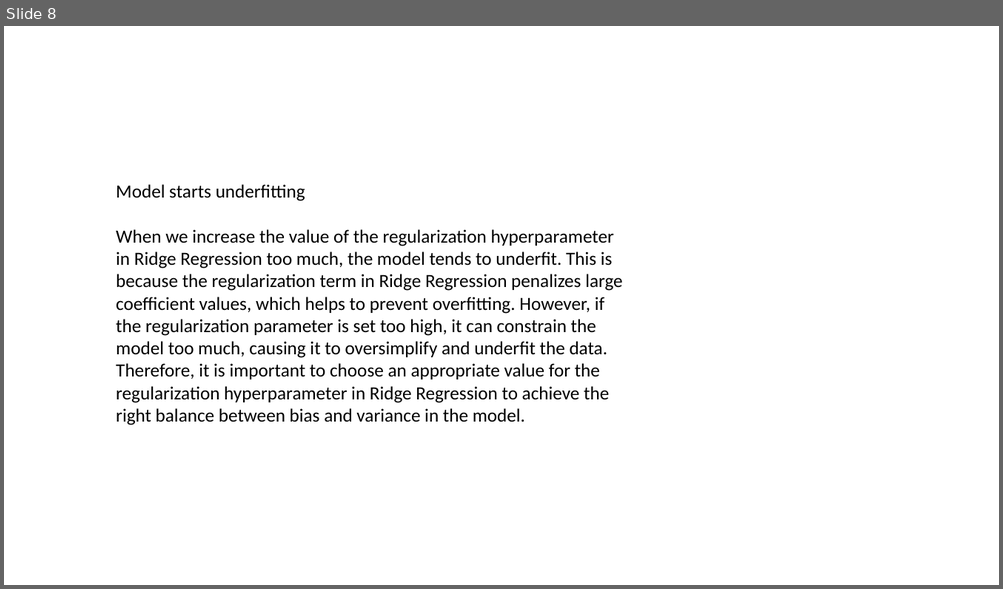
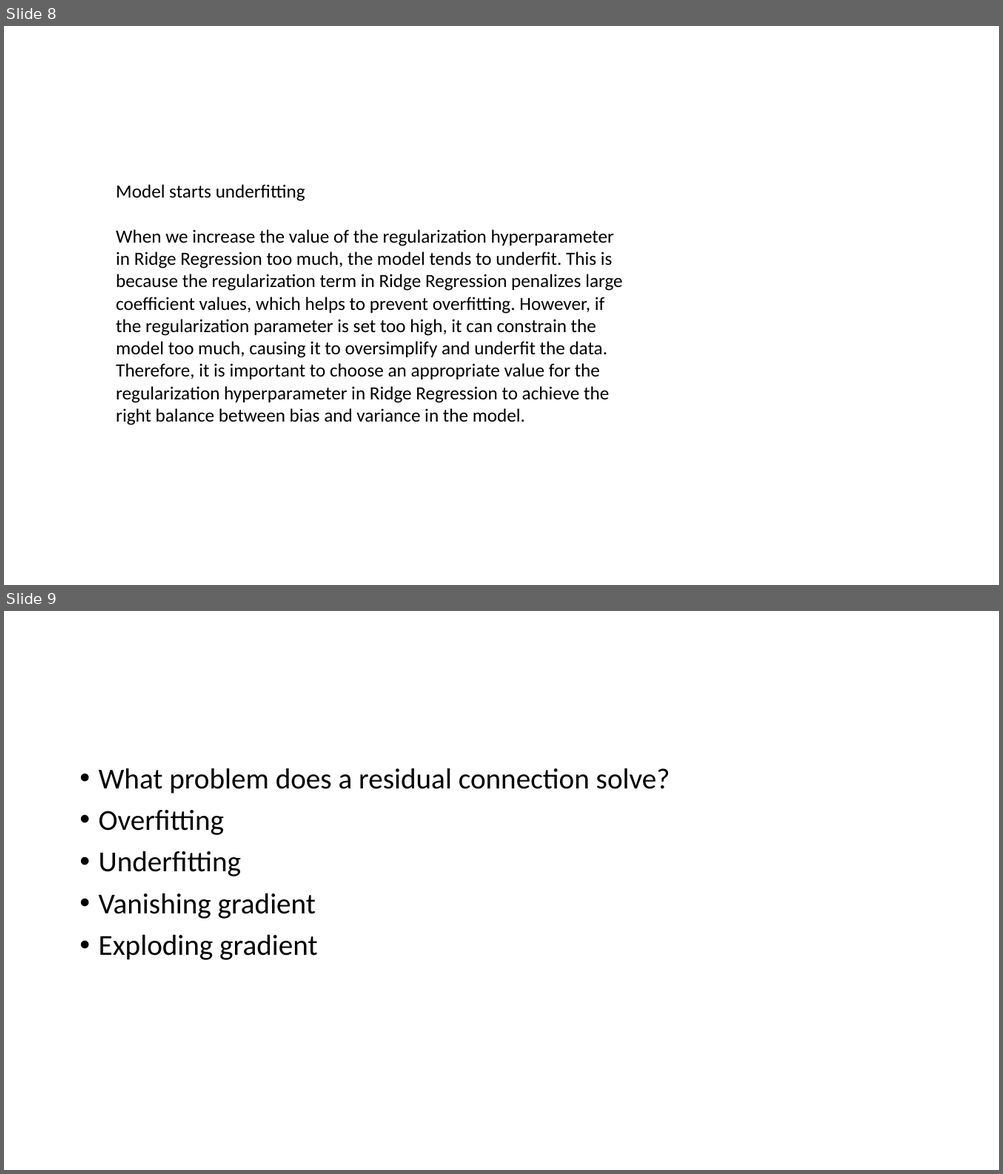
Before and after one commit to Saira55/Machine-Learning-Multiple-Choice-Questions, a slide deck: Machine Learning Quiz Question.pptx. Shown one above the other, each under a label of ours: slide 8 before the commit, slides 8 and 9 after it. The pictures are 1003x589 and 1003x1174 pixels, drawn with LibreOffice and Linux fonts; fonts in the diff are those of the drawing. Boxes give left, top, right and bottom in pixels: in the first picture for what was removed or moved away, otherwise in the second. Text is boxed around its words. In the diff, an @@ line names an element or a change of style, - is before the commit and + after.

```diff
--- a/Machine Learning Quiz Question.pptx
+++ b/Machine Learning Quiz Question.pptx
@@ slide 9 added at [4,611,999,1170], background #FFFFFF @@
@@ text added at [99,768,670,960], 28 pt, text #000000 @@
+• What problem does a residual connection solve?
+• Overfitting
+• Underfitting
+• Vanishing gradient
+• Exploding gradient
```
Also in this commit, not shown: 1 other slide added, 2 slides removed.
